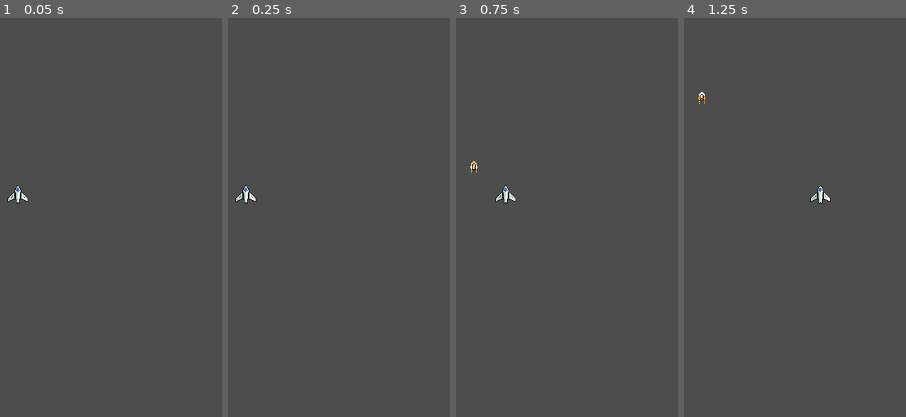
Above: before the commit, frames 1-4 (left to right).
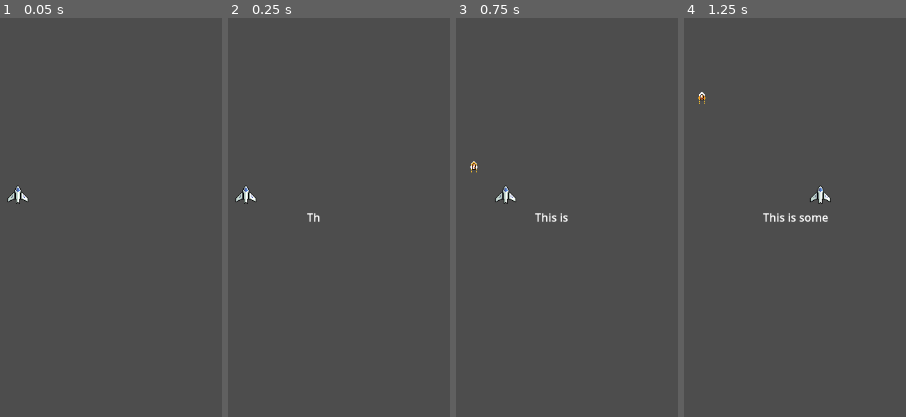
Above: after the commit, the same moments.

Repository: Sunny-Days-Ahead/Project-Iron
Game: Godot game, scene res://Scenes/Main.tscn
Same seed, same stepped clock (60 frames per second), same inputs: the game is played once before the commit and once after it.
Inputs:
- Up to frame 1 (0.05 s): no input
- Up to frame 2 (0.25 s): no input
- Up to frame 3 (0.75 s): tap Enter (ui_accept) at 0.5 s; hold D (moveRight) from 0.53 s (still down); hold Space (shoot) from 0.53 s (still down)
- Up to frame 4 (1.25 s): keep holding D (moveRight); keep holding Space (shoot); tap Enter (ui_accept) at 0.77 s
The pictures show only the part of the screen within x 20-70%, y 25-75%; the shares and areas given below are measured in that part.

Frame 1 is identical in both runs. In frame 2, less than 0.1% of the frame differs, in the area x 35-42%, y 48-52%; in frame 3, 0.2%; in frame 4, 0.3%, in the area x 35-65%, y 48-52%.

Commit message:
Made a SpeechLabel type for dialogue. Example in main scene.

Diff:
--- /dev/null
+++ b/Assets/Icons/chat-bubble.svg
@@ -0,0 +1 @@
+<svg style="height: 512px; width: 512px;" xmlns="http://www.w3.org/2000/svg" viewBox="0 0 512 512"><g class="" style="" transform="translate(0,0)"><path d="M229.7 22.66A155.2 235.6 80.24 0 0 23.81 215.6 155.2 235.6 80.24 0 0 236.7 333.4c23.8 55.6-17.1 109.3-83.6 161.1 86.2-28.3 176.2-94.4 179.7-178.7a155.2 235.6 80.24 0 0 155.4-180.1A155.2 235.6 80.24 0 0 229.7 22.66z" fill="#ffdd00" fill-opacity="1"></path></g></svg>
--- /dev/null
+++ b/Components/SpeechLabel.gd
@@ -0,0 +1,69 @@
+@icon("res://Assets/Icons/chat-bubble.svg")
+class_name SpeechLabel
+extends Label
+
+@export_multiline var dialogue : String
+@export var typeSound : AudioStreamPlayer
+
+# set and get are ways to customize what happens when someone writes to or fetches a property.
+# When something changes the typeSpeed variable, it needs to get applied to our internal timer
+# That's what the section below this declaration is doing.
+@export var typeSpeed : float = 0.1:
+	set(newSpeed):
+		typeSpeed = newSpeed
+		_timer.wait_time = newSpeed
+
+signal finished				# Emits when the whole dialogue is finished
+signal charPrinted			# Emits when one or more characters got typed
+
+var _timer : Timer = Timer.new()
+var _nextChar : int = 0
+
+# Called when the node enters the scene tree for the first time.
+func _ready() -> void:
+	# Set up the internal timer for the typing effect
+	_timer.autostart = false
+	_timer.name = "TypeDelay"
+	_timer.one_shot = false
+	_timer.wait_time = typeSpeed
+	_timer.timeout.connect(_on_character_timeout)
+	add_child(_timer)
+
+	# Clear any text in the label to start
+	text = ""
+
+func start() -> void:
+	# In case the node is being re-used (we replace the dialogue and run it again after it finishes)
+	text = ""
+	_nextChar = 0
+
+	if dialogue.length() > 0:
+		# Length will be 0 on an empty string, and that would break the other scripts, so handle that here.
+		_timer.start()
+	else:
+		# Running an empty dialogue means we instantly finish.
+		finished.emit()
+
+func printNextChar():
+	if _nextChar < dialogue.length():
+		# As long as there's characters left to print, print the next one and move the index forward.
+		text = text + dialogue[_nextChar]
+		_nextChar += 1
+	else:
+		# Otherwise, we're out of things to print!
+		_timer.stop()
+		finished.emit()
+
+func skip() -> void:
+	_timer.stop()
+
+	for character in range(_nextChar, dialogue.length()):
+		text = text + dialogue[character]
+
+	charPrinted.emit()
+	finished.emit()
+
+func _on_character_timeout():
+	printNextChar()
+	typeSound.play()
+	charPrinted.emit()
--- a/Scenes/Main.tscn
+++ b/Scenes/Main.tscn
@@ -1,7 +1,9 @@
-[gd_scene load_steps=3 format=3 uid="uid://kpqmljsmcfrv"]
+[gd_scene load_steps=5 format=3 uid="uid://kpqmljsmcfrv"]
 
 [ext_resource type="Script" uid="uid://dumngckmby8mo" path="res://Scenes/main.gd" id="1_kln2b"]
 [ext_resource type="PackedScene" uid="uid://sc7cdfed8olm" path="res://Scenes/Actors/Player.tscn" id="2_kln2b"]
+[ext_resource type="Script" uid="uid://cjk407wahqfjv" path="res://Components/SpeechLabel.gd" id="3_rgh2o"]
+[ext_resource type="AudioStream" uid="uid://c2lekl8la7mny" path="res://Assets/SFX/click1.ogg" id="4_pbw6q"]
 
 [node name="Main" type="Node"]
 script = ExtResource("1_kln2b")
@@ -17,3 +19,27 @@
 
 [node name="UI" type="Node" parent="."]
 unique_name_in_owner = true
+
+[node name="SpeechLabel" type="Label" parent="." node_paths=PackedStringArray("typeSound")]
+custom_minimum_size = Vector2(150, 32)
+anchors_preset = 8
+anchor_left = 0.5
+anchor_top = 0.5
+anchor_right = 0.5
+anchor_bottom = 0.5
+offset_left = -0.5
+offset_top = -11.5
+offset_right = 0.5
+offset_bottom = 11.5
+grow_horizontal = 2
+grow_vertical = 2
+vertical_alignment = 1
+autowrap_mode = 2
+script = ExtResource("3_rgh2o")
+dialogue = "This is some test
+Dialogue!"
+typeSound = NodePath("../AudioStreamPlayer")
+metadata/_custom_type_script = "uid://cjk407wahqfjv"
+
+[node name="AudioStreamPlayer" type="AudioStreamPlayer" parent="."]
+stream = ExtResource("4_pbw6q")
--- a/Scenes/main.gd
+++ b/Scenes/main.gd
@@ -10,6 +10,8 @@
 
 	# Start by loading Stage 1  (we will probably remove this later to start with nothing and load the main menu ui instead
 	change_stage("res://Scenes/Levels/Stage1.tscn")
+
+	$SpeechLabel.start()
 
 func change_stage(new_stage_path : String) -> void:
 	# queue_free on all of the children inside of the Stage container
Not shown, added: Assets/Icons/chat-bubble.svg.import
Not shown, added: Assets/SFX/click1.ogg.import
Not shown, added: Components/SpeechLabel.gd.uid
Not shown, added: Assets/SFX/click1.ogg
